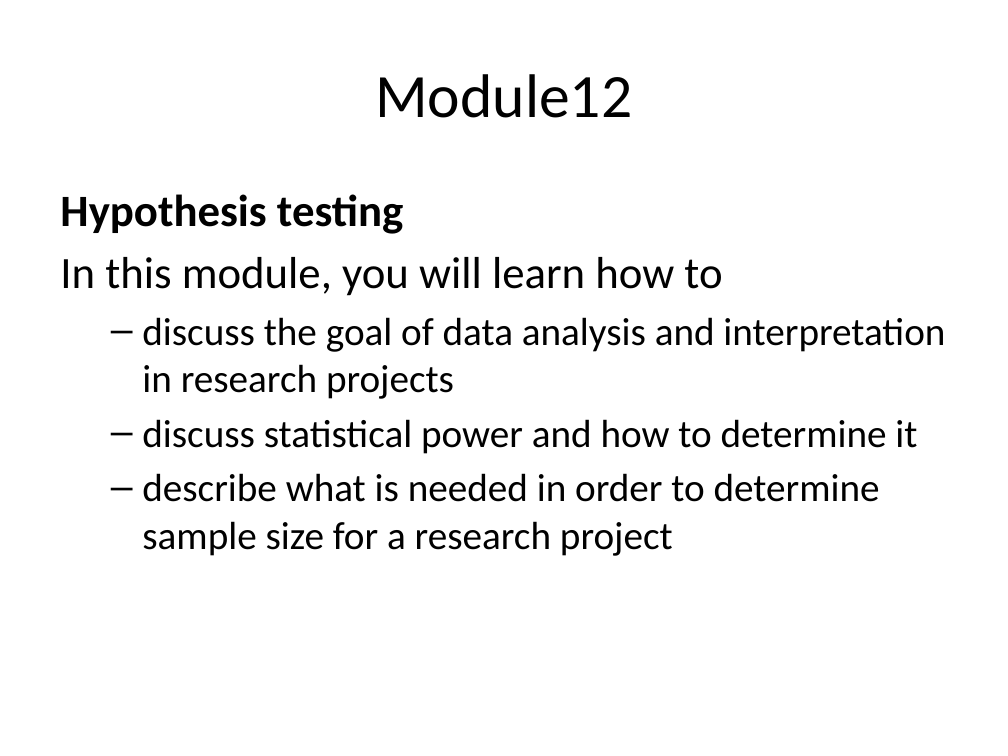
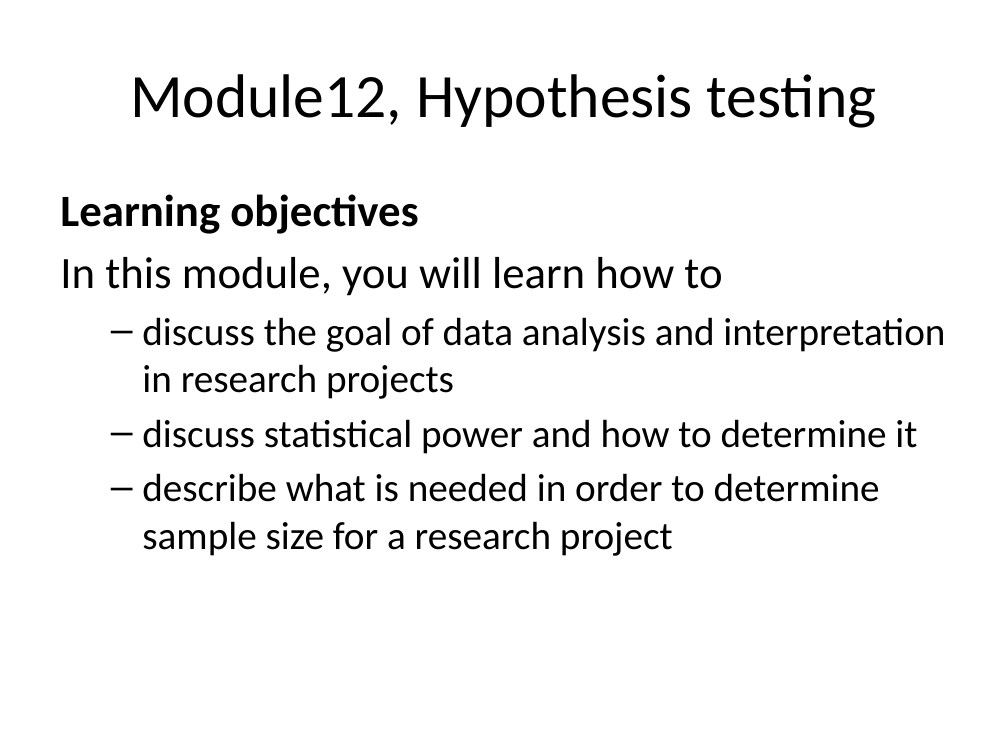
Before and after one commit to pmean/classes, a slide deck: slide 13 of clinical-research-methodology/modules/5510-99-objectives.pptx. Drawn at 1008x756 pixels with LibreOffice and Linux fonts; fonts in the diff are those of the drawing. Boxes give left, top, right and bottom in pixels: in the first picture for what was removed or moved away, otherwise in the second. Text is boxed around its words. In the diff, an @@ line names an element or a change of style, - is before the commit and + after.

```diff
--- a/clinical-research-methodology/modules/5510-99-objectives.pptx
+++ b/clinical-research-methodology/modules/5510-99-objectives.pptx
@@ title at (x1=130, y1=74, x2=877, y2=128): text changed @@
-Module12
+Module12, Hypothesis testing
@@ text at (x1=60, y1=194, x2=418, y2=234): text changed @@
-Hypothesis testing
+Learning objectives
```
Also in this commit, not shown: 8 other slides changed, 25 other files.
